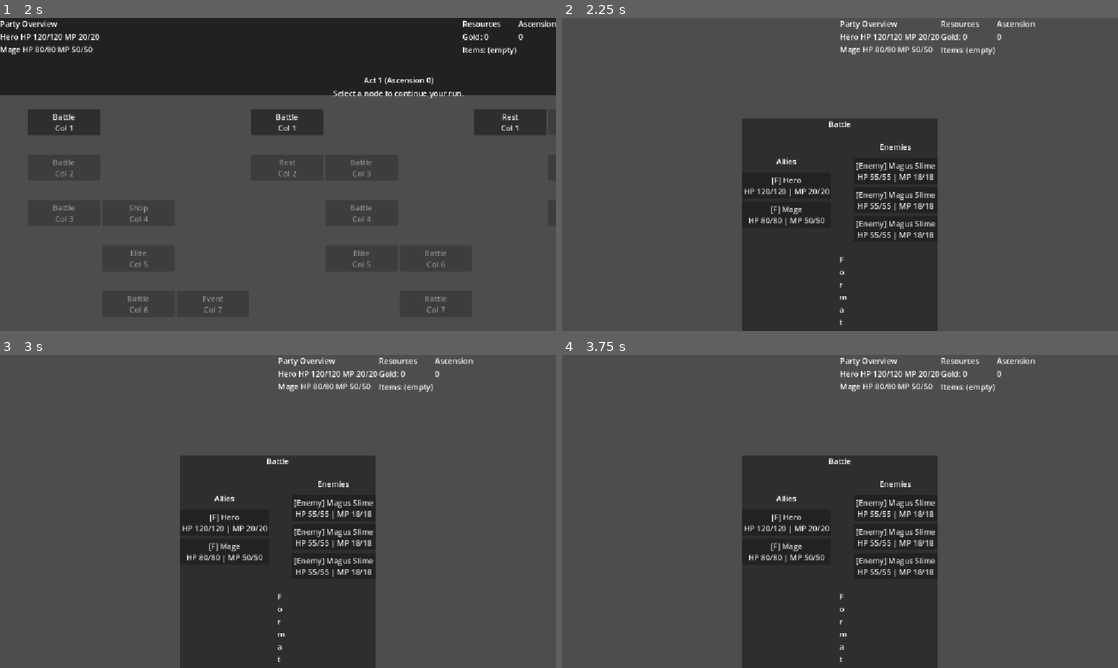
Above: before the commit, frames 1-4 (two rows, left to right).
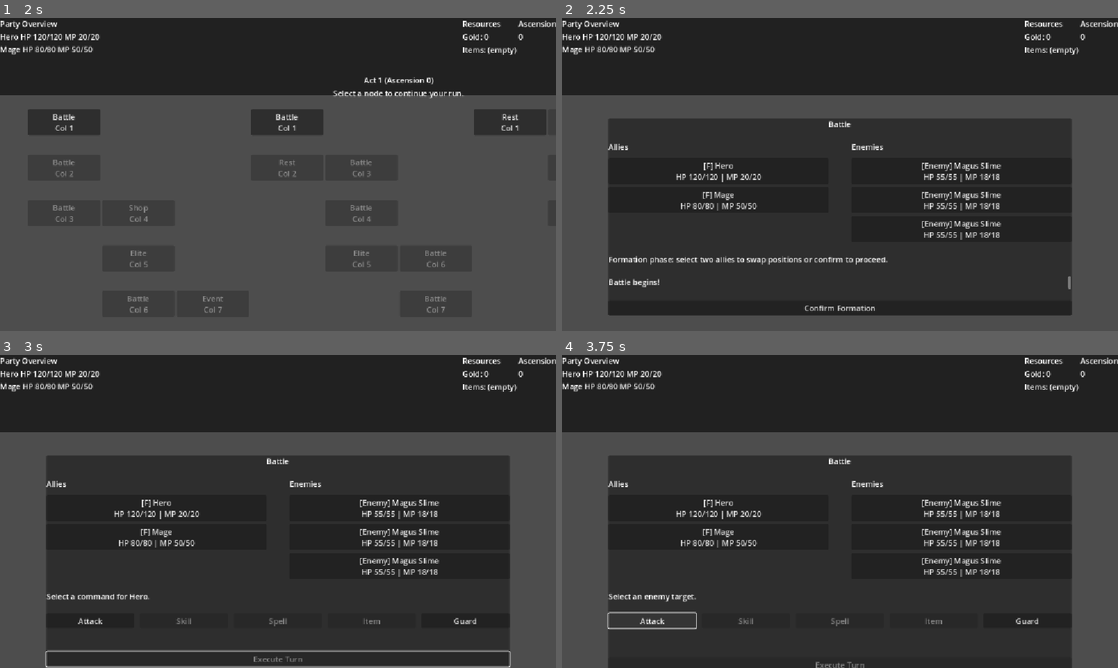
Above: after the commit, the same moments.

Repository: atmlhv/GodotTest
Game: Godot game, scene res://scenes/Title.tscn
Two runs of this game, one before a commit and one after it. Both use one fixed random seed, a clock stepped at 60 frames per second and the inputs below.
Inputs (mouse positions are in pixels of both pictures, inside the frame that each line leads up to):
- Up to frame 1 (2 s): click (289, 133) at 0.52 s; type "12" at 0.6 s; click "New Run" at 1.25 s
- Up to frame 2 (2.25 s): click "Battle Col 1" at 2 s
- Up to frame 3 (3 s): click (278, 646) at 2.75 s, where only the run after the commit has a clickable "Confirm Formation"
- Up to frame 4 (3.75 s): click (650, 621) at 3.5 s, where only the run after the commit has a clickable "Attack"

Frame 1 is identical in both runs. In frame 2, 58% of the frame differs, in the area x 0-100%, y 0-100%; in frame 3, 58%; in frame 4, 58%.

Commit message:
Fix battle target selection callbacks

Diff:
--- a/scenes/Combat.gd
+++ b/scenes/Combat.gd
@@ -61,11 +61,32 @@
 var _encounter_resolved: bool = false
 var _battle_result: Dictionary = {}
 var _turn_counter: int = 0
+var _waiting_for_data: bool = false
+var _using_fallback_party: bool = false
 
 func _ready() -> void:
 	_report_missing_ui_nodes()
 	_connect_signals()
 	_initialize_ui()
+	_try_initialize_battle()
+
+func _try_initialize_battle() -> void:
+	if _is_data_ready():
+		_initialize_battle()
+		return
+	var callback := Callable(self, "_on_data_ready")
+	if not Data.data_loaded.is_connected(callback):
+		Data.data_loaded.connect(callback, CONNECT_ONE_SHOT)
+	if not _waiting_for_data:
+		_waiting_for_data = true
+		Data.load_all()
+
+func _is_data_ready() -> bool:
+	var skills_dataset: Variant = Data.get_dataset("skills")
+	return skills_dataset is Array
+
+func _on_data_ready() -> void:
+	_waiting_for_data = false
 	_initialize_battle()
 
 func _report_missing_ui_nodes() -> void:
@@ -117,6 +138,8 @@
 		continue_button.text = tr("Confirm Formation")
 
 func _initialize_battle() -> void:
+	_waiting_for_data = false
+	_using_fallback_party = false
 	_battle_log.clear()
 	_pending_commands.clear()
 	_current_actor = null
@@ -126,13 +149,45 @@
 	_battle_result = {}
 	_encounter_resolved = false
 	_turn_counter = 0
-	var party_overview: Array[Dictionary] = Game.get_party_overview()
+	var party_overview: Array[Dictionary] = _resolve_party_overview()
 	var enemy_wave: Array[Dictionary] = _select_enemy_wave(Game.get_current_act())
 	_battle = BattleController.new(party_overview, enemy_wave, MAX_FRONTLINE_SIZE)
 	_append_log(tr("Battle begins!"))
 	_refresh_entity_panels()
 	_update_log_label()
 	_enter_phase(Phase.FORMATION)
+
+func _resolve_party_overview() -> Array[Dictionary]:
+	var party_overview: Array[Dictionary] = Game.get_party_overview()
+	if not party_overview.is_empty():
+		return party_overview
+	_using_fallback_party = true
+	var fallback_templates: Array[Dictionary] = Data.create_default_party()
+	var resolved: Array[Dictionary] = []
+	for template in fallback_templates:
+		resolved.append(template.duplicate(true))
+	if not resolved.is_empty():
+		push_warning("Party overview was empty; using default party templates for combat.")
+		return resolved
+	push_error("Unable to resolve party data for combat. Using minimal fallback party.")
+	resolved.append(_build_default_ally("Vanguard", 100, 20, 12, 8, 10, 6, [ATTACK_SKILL_ID]))
+	return resolved
+
+func _build_default_ally(name: String, hp: int, mp: int, atk: int, def_stat: int, agi: int, matk: int, skills: Array[String]) -> Dictionary:
+	return {
+		"id": "fallback_ally",
+		"name": name,
+		"hp": hp,
+		"max_hp": hp,
+		"mp": mp,
+		"max_mp": mp,
+		"atk": atk,
+		"def": def_stat,
+		"agi": agi,
+		"matk": matk,
+		"rec": 5,
+		"skills": skills,
+	}
 
 func _enter_phase(new_phase: Phase) -> void:
 	_phase = new_phase
@@ -334,14 +389,17 @@
 		options_scroll.visible = false
 
 func _clear_targets() -> void:
-	if target_list == null:
-		return
-	for child in target_list.get_children():
-		child.queue_free()
+	_clear_target_buttons()
 	if target_scroll != null:
 		target_scroll.visible = false
 	_target_callback = Callable()
 	_cancel_target_callback = Callable()
+
+func _clear_target_buttons() -> void:
+	if target_list == null:
+		return
+	for child in target_list.get_children():
+		child.queue_free()
 
 func _show_options(buttons: Array[Dictionary]) -> void:
 	_clear_options()
@@ -363,9 +421,9 @@
 		options_list.add_child(option_button)
 
 func _show_target_options(targets: Array[BattleEntity], label: String, cancelable: bool = true) -> void:
-	_clear_targets()
 	if target_scroll == null or target_list == null:
 		return
+	_clear_target_buttons()
 	if targets.is_empty():
 		target_scroll.visible = false
 		return
@@ -457,7 +515,7 @@
 func _on_attack_pressed() -> void:
 	if _current_actor == null or not _current_actor.is_alive():
 		return
-	var skill: Dictionary = Data.get_skill_by_id(ATTACK_SKILL_ID)
+	var skill: Dictionary = _get_skill_or_default(ATTACK_SKILL_ID)
 	_prompt_for_skill(_current_actor, skill)
 
 func _on_skill_pressed() -> void:
@@ -712,7 +770,7 @@
 
 func _choose_enemy_skill(enemy: BattleEntity) -> Dictionary:
 	for skill_id in enemy.skills:
-		var skill: Dictionary = Data.get_skill_by_id(skill_id)
+		var skill: Dictionary = _get_skill_or_default(skill_id)
 		if skill.is_empty():
 			continue
 		var cost: int = int(skill.get("cost_mp", 0))
@@ -892,6 +950,8 @@
 	_enter_phase(Phase.COMPLETE)
 
 func _apply_party_results(snapshot: Array[Dictionary]) -> void:
+	if _using_fallback_party:
+		return
 	for entry in snapshot:
 		var index: int = int(entry.get("index", -1))
 		if index < 0:
@@ -915,6 +975,25 @@
 	elif name_data is String:
 		return name_data
 	return str(skill.get("id", "Skill"))
+
+func _get_skill_or_default(skill_id: String) -> Dictionary:
+	if skill_id == "":
+		return Dictionary()
+	var skill: Dictionary = Data.get_skill_by_id(skill_id)
+	if skill.is_empty() and skill_id == ATTACK_SKILL_ID:
+		return {
+			"id": ATTACK_SKILL_ID,
+			"name": {
+				"en": "Attack",
+				"ja": "こうげき",
+			},
+			"type": "skill",
+			"element": "physical",
+			"power": 1.0,
+			"cost_mp": 0,
+			"target": "enemy_single",
+		}
+	return skill
 
 func _localize_item_name(item: Dictionary) -> String:
 	var name_data: Variant = item.get("name")
--- a/scenes/Combat.tscn
+++ b/scenes/Combat.tscn
@@ -15,19 +15,19 @@
 anchors_preset = 0
 anchor_right = 1.0
 anchor_bottom = 1.0
-size_flags_horizontal = 4
-size_flags_vertical = 4
+size_flags_horizontal = 3
+size_flags_vertical = 3
 theme_override_constants/separation = 32
 
 [node name="PartyPanel" parent="RootLayout" instance=ExtResource("1")]
 layout_mode = 2
-size_flags_horizontal = 4
+size_flags_horizontal = 3
 size_flags_vertical = 1
 
 [node name="BodyMargin" type="MarginContainer" parent="RootLayout"]
 layout_mode = 2
-size_flags_horizontal = 4
-size_flags_vertical = 4
+size_flags_horizontal = 3
+size_flags_vertical = 3
 theme_override_constants/margin_left = 96
 theme_override_constants/margin_right = 96
 theme_override_constants/margin_top = 16
@@ -35,148 +35,148 @@
 
 [node name="Panel" type="PanelContainer" parent="RootLayout/BodyMargin"]
 layout_mode = 2
-size_flags_horizontal = 4
-size_flags_vertical = 4
+size_flags_horizontal = 3
+size_flags_vertical = 3
 
 [node name="VBox" type="VBoxContainer" parent="RootLayout/BodyMargin/Panel"]
 layout_mode = 2
-size_flags_horizontal = 4
-size_flags_vertical = 4
+size_flags_horizontal = 3
+size_flags_vertical = 3
 theme_override_constants/separation = 24
 
 [node name="Heading" type="Label" parent="RootLayout/BodyMargin/Panel/VBox"]
 layout_mode = 2
-size_flags_horizontal = 4
+size_flags_horizontal = 3
 text = "Battle"
 horizontal_alignment = 1
 
 [node name="ArenaRow" type="HBoxContainer" parent="RootLayout/BodyMargin/Panel/VBox"]
 layout_mode = 2
-size_flags_horizontal = 4
+size_flags_horizontal = 3
 size_flags_vertical = 2
 theme_override_constants/separation = 48
 
 [node name="AlliesPanel" type="VBoxContainer" parent="RootLayout/BodyMargin/Panel/VBox/ArenaRow"]
 layout_mode = 2
 size_flags_horizontal = 3
-size_flags_vertical = 4
+size_flags_vertical = 3
 theme_override_constants/separation = 12
 
 [node name="AlliesHeader" type="Label" parent="RootLayout/BodyMargin/Panel/VBox/ArenaRow/AlliesPanel"]
 layout_mode = 2
-size_flags_horizontal = 4
+size_flags_horizontal = 3
 text = "Allies"
 
 [node name="AlliesList" type="VBoxContainer" parent="RootLayout/BodyMargin/Panel/VBox/ArenaRow/AlliesPanel"]
 layout_mode = 2
-size_flags_horizontal = 4
-size_flags_vertical = 4
+size_flags_horizontal = 3
+size_flags_vertical = 3
 theme_override_constants/separation = 6
 
 [node name="EnemiesPanel" type="VBoxContainer" parent="RootLayout/BodyMargin/Panel/VBox/ArenaRow"]
 layout_mode = 2
 size_flags_horizontal = 3
-size_flags_vertical = 4
+size_flags_vertical = 3
 theme_override_constants/separation = 12
 
 [node name="EnemiesHeader" type="Label" parent="RootLayout/BodyMargin/Panel/VBox/ArenaRow/EnemiesPanel"]
 layout_mode = 2
-size_flags_horizontal = 4
+size_flags_horizontal = 3
 text = "Enemies"
 
 [node name="EnemiesList" type="VBoxContainer" parent="RootLayout/BodyMargin/Panel/VBox/ArenaRow/EnemiesPanel"]
 layout_mode = 2
-size_flags_horizontal = 4
-size_flags_vertical = 4
+size_flags_horizontal = 3
+size_flags_vertical = 3
 theme_override_constants/separation = 6
 
 [node name="PhaseLabel" type="Label" parent="RootLayout/BodyMargin/Panel/VBox"]
 layout_mode = 2
-size_flags_horizontal = 4
+size_flags_horizontal = 3
 text = "Prepare for battle"
 autowrap_mode = 3
 
 [node name="CommandPanel" type="VBoxContainer" parent="RootLayout/BodyMargin/Panel/VBox"]
 layout_mode = 2
-size_flags_horizontal = 4
+size_flags_horizontal = 3
 theme_override_constants/separation = 12
 
 [node name="CommandButtons" type="HBoxContainer" parent="RootLayout/BodyMargin/Panel/VBox/CommandPanel"]
 layout_mode = 2
-size_flags_horizontal = 4
+size_flags_horizontal = 3
 theme_override_constants/separation = 12
 
 [node name="AttackButton" type="Button" parent="RootLayout/BodyMargin/Panel/VBox/CommandPanel/CommandButtons"]
 layout_mode = 2
-size_flags_horizontal = 2
+size_flags_horizontal = 3
 text = "Attack"
 
 [node name="SkillButton" type="Button" parent="RootLayout/BodyMargin/Panel/VBox/CommandPanel/CommandButtons"]
 layout_mode = 2
-size_flags_horizontal = 2
+size_flags_horizontal = 3
 text = "Skill"
 
 [node name="SpellButton" type="Button" parent="RootLayout/BodyMargin/Panel/VBox/CommandPanel/CommandButtons"]
 layout_mode = 2
-size_flags_horizontal = 2
+size_flags_horizontal = 3
 text = "Spell"
 
 [node name="ItemButton" type="Button" parent="RootLayout/BodyMargin/Panel/VBox/CommandPanel/CommandButtons"]
 layout_mode = 2
-size_flags_horizontal = 2
+size_flags_horizontal = 3
 text = "Item"
 
 [node name="GuardButton" type="Button" parent="RootLayout/BodyMargin/Panel/VBox/CommandPanel/CommandButtons"]
 layout_mode = 2
-size_flags_horizontal = 2
+size_flags_horizontal = 3
 text = "Guard"
 
 [node name="OptionsScroll" type="ScrollContainer" parent="RootLayout/BodyMargin/Panel/VBox/CommandPanel"]
 layout_mode = 2
-size_flags_horizontal = 4
+size_flags_horizontal = 3
 size_flags_vertical = 2
 horizontal_scroll_mode = 0
 vertical_scroll_mode = 2
 
 [node name="OptionsList" type="VBoxContainer" parent="RootLayout/BodyMargin/Panel/VBox/CommandPanel/OptionsScroll"]
 layout_mode = 2
-size_flags_horizontal = 4
-size_flags_vertical = 4
+size_flags_horizontal = 3
+size_flags_vertical = 3
 theme_override_constants/separation = 6
 
 [node name="TargetScroll" type="ScrollContainer" parent="RootLayout/BodyMargin/Panel/VBox/CommandPanel"]
 layout_mode = 2
-size_flags_horizontal = 4
+size_flags_horizontal = 3
 size_flags_vertical = 2
 horizontal_scroll_mode = 0
 vertical_scroll_mode = 2
 
 [node name="TargetList" type="VBoxContainer" parent="RootLayout/BodyMargin/Panel/VBox/CommandPanel/TargetScroll"]
 layout_mode = 2
-size_flags_horizontal = 4
-size_flags_vertical = 4
+size_flags_horizontal = 3
+size_flags_vertical = 3
 theme_override_constants/separation = 6
 
 [node name="LogScroll" type="ScrollContainer" parent="RootLayout/BodyMargin/Panel/VBox"]
 layout_mode = 2
-size_flags_horizontal = 4
-size_flags_vertical = 4
+size_flags_horizontal = 3
+size_flags_vertical = 3
 horizontal_scroll_mode = 0
 vertical_scroll_mode = 2
 
 [node name="InfoLabel" type="Label" parent="RootLayout/BodyMargin/Panel/VBox/LogScroll"]
 layout_mode = 2
-size_flags_horizontal = 4
-size_flags_vertical = 4
+size_flags_horizontal = 3
+size_flags_vertical = 3
 text = "Encounter pending"
 vertical_alignment = 0
 
 [node name="ButtonRow" type="HBoxContainer" parent="RootLayout/BodyMargin/Panel/VBox"]
 layout_mode = 2
-size_flags_horizontal = 4
+size_flags_horizontal = 3
 alignment = 2
 
 [node name="CompleteButton" type="Button" parent="RootLayout/BodyMargin/Panel/VBox/ButtonRow"]
 layout_mode = 2
-size_flags_horizontal = 2
+size_flags_horizontal = 3
 text = "Resolve Encounter"
Not shown, changed: CODING_GUIDELINES_MEMO.md
